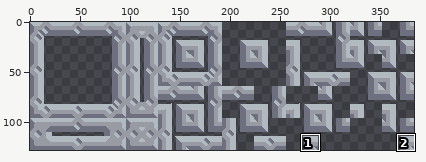
File history of a sprite sheet, sprites/blocks/fyoungcha/crafting/crucible/crucible-base.png. The picture above shows the old version from afar; the outline marks the close-up.
Close-up. Earlier state:
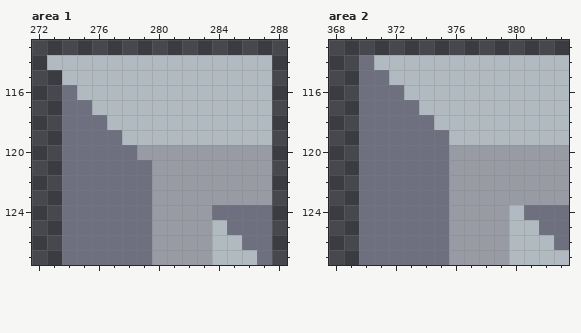
The file is 384x128 pixels. Shown: area 1: x 272..288, y 113..127; area 2: x 368..383, y 113..127. The commit also changed other parts of the picture, which this record leaves out.
Now the later version:
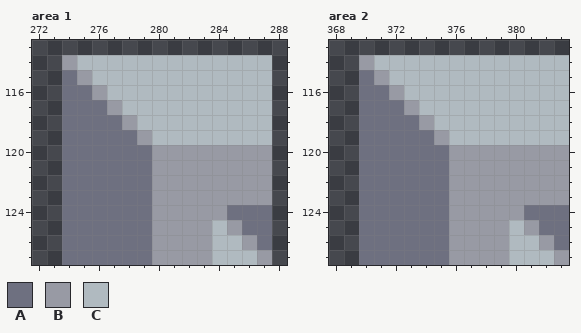
Palette (. is transparent): A #6e7080  B #989aa4  C #b0bac0
Changes in this commit:
--- area 1
@@ x 272..281 @@
 113 ..........
-114 .CCCCCCCCC
-115 ..CCCCCCCC
-116 ..ACCCCCCC
-117 ..AACCCCCC
-118 ..AAACCCCC
-119 ..AAAACCCC
-120 ..AAAAABBB
+114 ..BCCCCCCC
+115 ..ABCCCCCC
+116 ..AABCCCCC
+117 ..AAABCCCC
+118 ..AAAABCCC
+119 ..AAAAABCC
+120 ..AAAAAABB
 121 ..AAAAAABB
@@ x 282..288 @@
 123 BBBBBB.
-124 BBAAAA.
-125 BBCAAA.
-126 BBCCAA.
-127 BBCCCA.
+124 BBBAAA.
+125 BBCBAA.
+126 BBCCBA.
+127 BBCCCB.
--- area 2
@@ x 368..377 @@
 113 ..........
-114 ..ACCCCCCC
-115 ..AACCCCCC
-116 ..AAACCCCC
-117 ..AAAACCCC
-118 ..AAAAACCC
-119 ..AAAAAACC
+114 ..BCCCCCCC
+115 ..ABCCCCCC
+116 ..AABCCCCC
+117 ..AAABCCCC
+118 ..AAAABCCC
+119 ..AAAAABCC
 120 ..AAAAAABB
@@ x 378..383 @@
 123 BBBBBB
-124 BBCAAA
-125 BBCCAA
-126 BBCCCA
-127 BBCCCC
+124 BBBAAA
+125 BBCBAA
+126 BBCCBA
+127 BBCCCB
Where, in picture pixels (left, top, right, bottom), the same in both close-ups:
changed: (47, 55, 152, 160)
changed: (212, 205, 272, 265)
changed: (359, 55, 449, 145)
changed: (509, 205, 569, 265)
